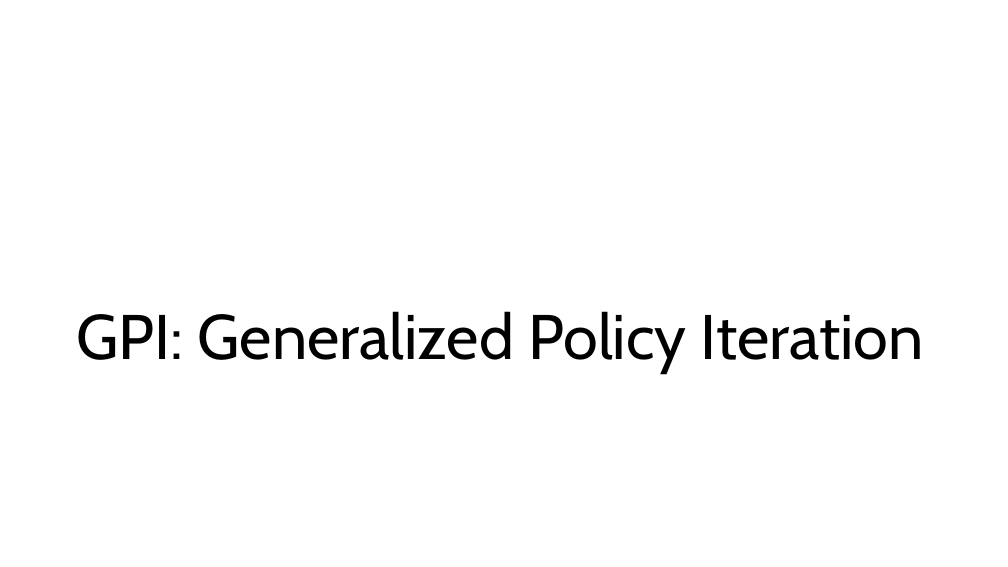
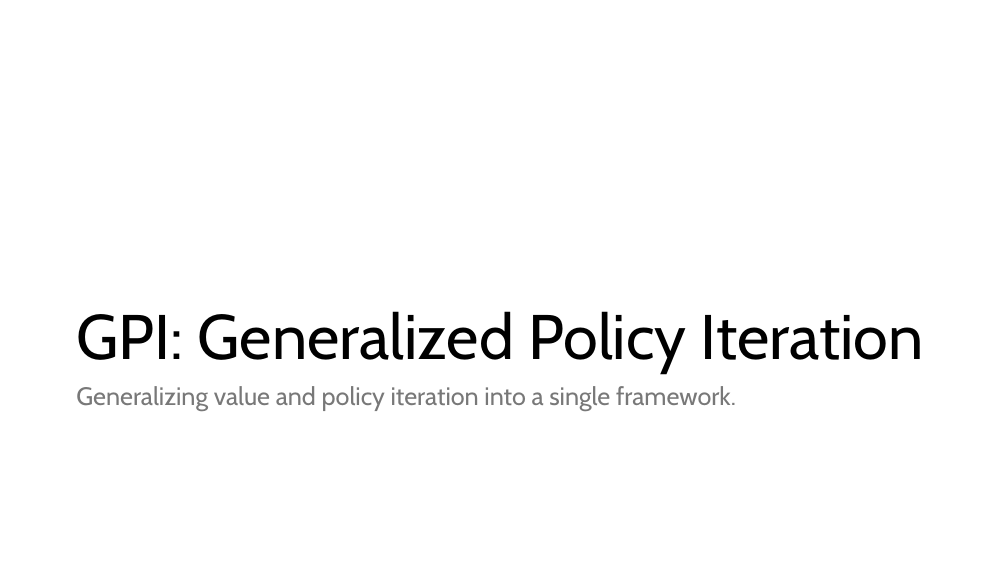
Before and after one commit to mhahsler/Introduction_to_Reinforcement_Learning, a slide deck: slide 20 of slides/Lecture_Chapter04.pptx. Drawn at 1008x567 pixels with LibreOffice and Linux fonts; fonts in the diff are those of the drawing. Boxes give left, top, right and bottom in pixels: in the first picture for what was removed or moved away, otherwise in the second. Text is boxed around its words. In the diff, an @@ line names an element or a change of style, - is before the commit and + after.

```diff
--- a/slides/Lecture_Chapter04.pptx
+++ b/slides/Lecture_Chapter04.pptx
@@ text added at (x1=76, y1=386, x2=736, y2=411), 24 pt, text #797979 @@
+Generalizing value and policy iteration into a single framework.
```
Also in this commit, not shown: 15 other slides changed, 1 slide added, 1 slide removed, 1 other file.
